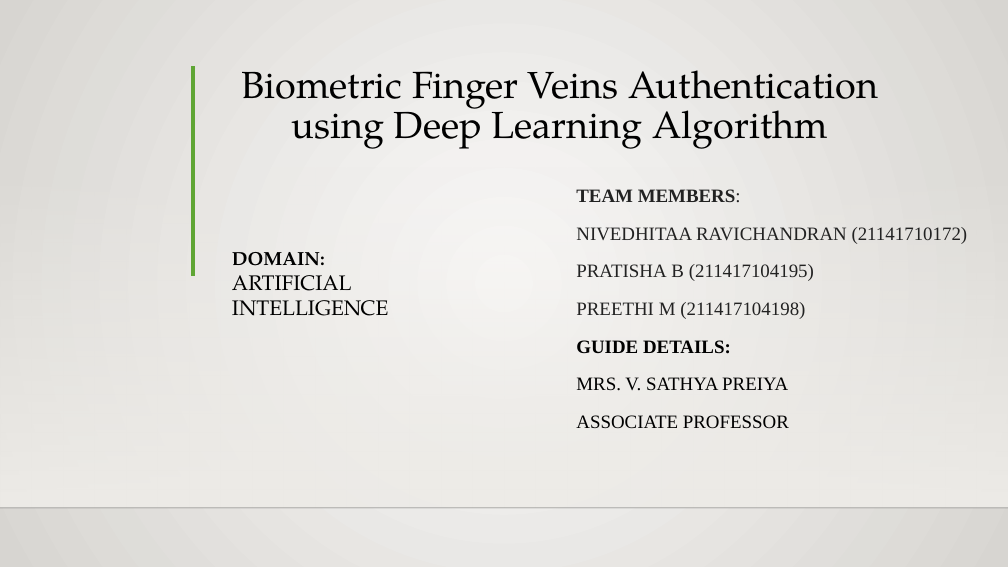
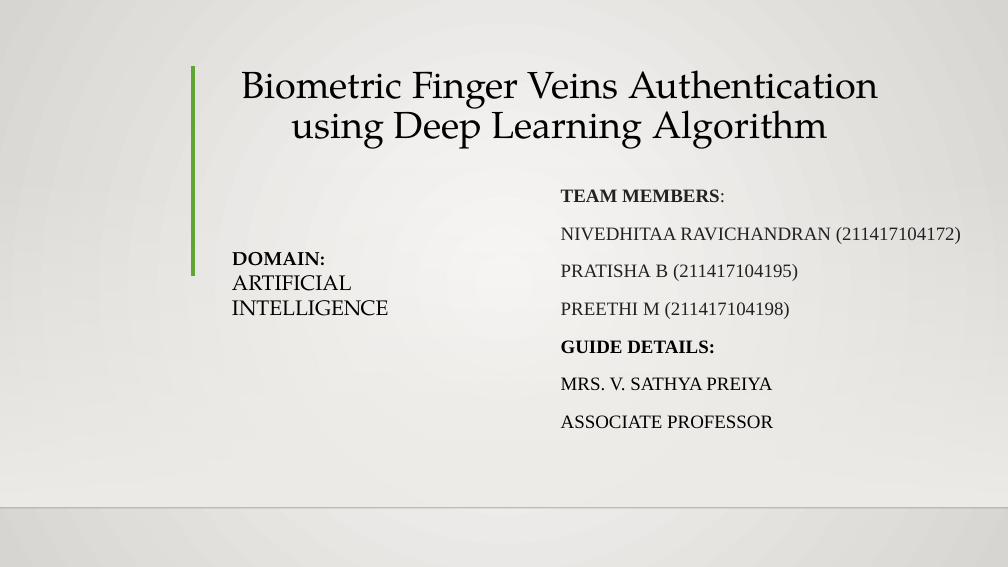
Before and after one commit to batch-B3/Biometric-Finger-Vein-Authentication-Using-Deep-Learning-Algorithm, a slide deck: slide 1 of Project Documents/Batch 3 PPT.pptx. Drawn at 1008x567 pixels with LibreOffice and Linux fonts; fonts in the diff are those of the drawing; background and template pictures are left out. Boxes give left, top, right and bottom in pixels: in the first picture for what was removed or moved away, otherwise in the second. Text is boxed around its words. In the diff, an @@ line names an element or a change of style, - is before the commit and + after.

```diff
--- a/Project Documents/Batch 3 PPT.pptx
+++ b/Project Documents/Batch 3 PPT.pptx
@@ subtitle "TEAM MEMBERS:": place and size @@
-subtitle "TEAM MEMBERS:" at bbox=[576, 189, 968, 428]
+subtitle "TEAM MEMBERS:" at bbox=[561, 189, 961, 428]
@@ subtitle at bbox=[561, 227, 961, 244]: text changed @@
-NIVEDHITAA RAVICHANDRAN (21141710172)
+NIVEDHITAA RAVICHANDRAN (211417104172)
```
Also in this commit, not shown: 4 other slides changed, 2 slides added.
